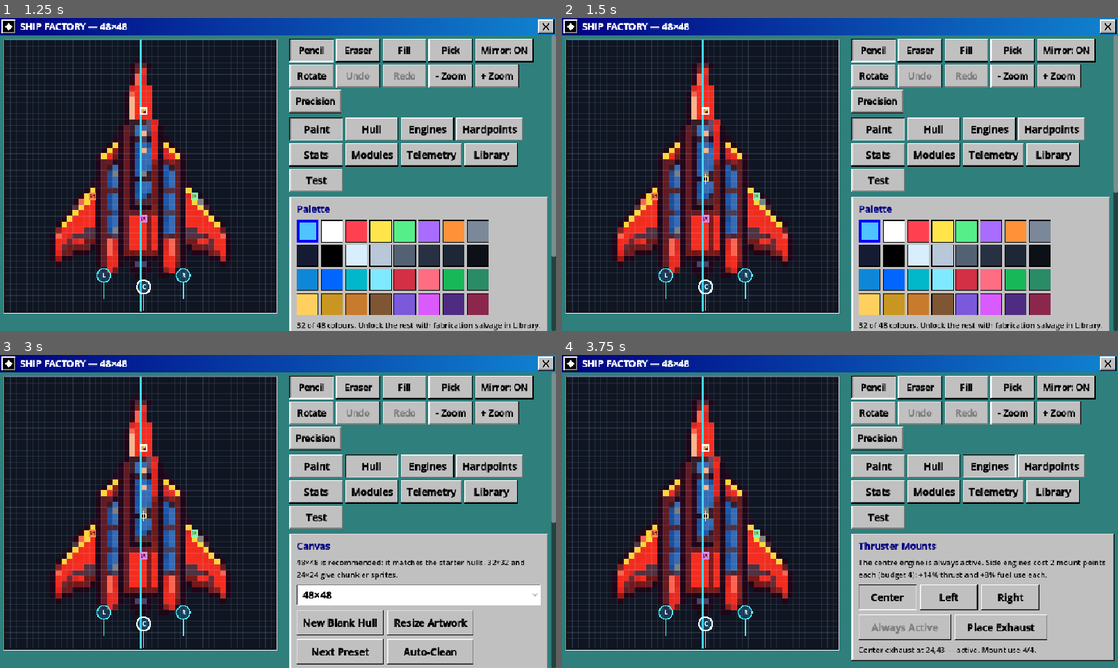
Above: before the commit, frames 1-4 (two rows, left to right).
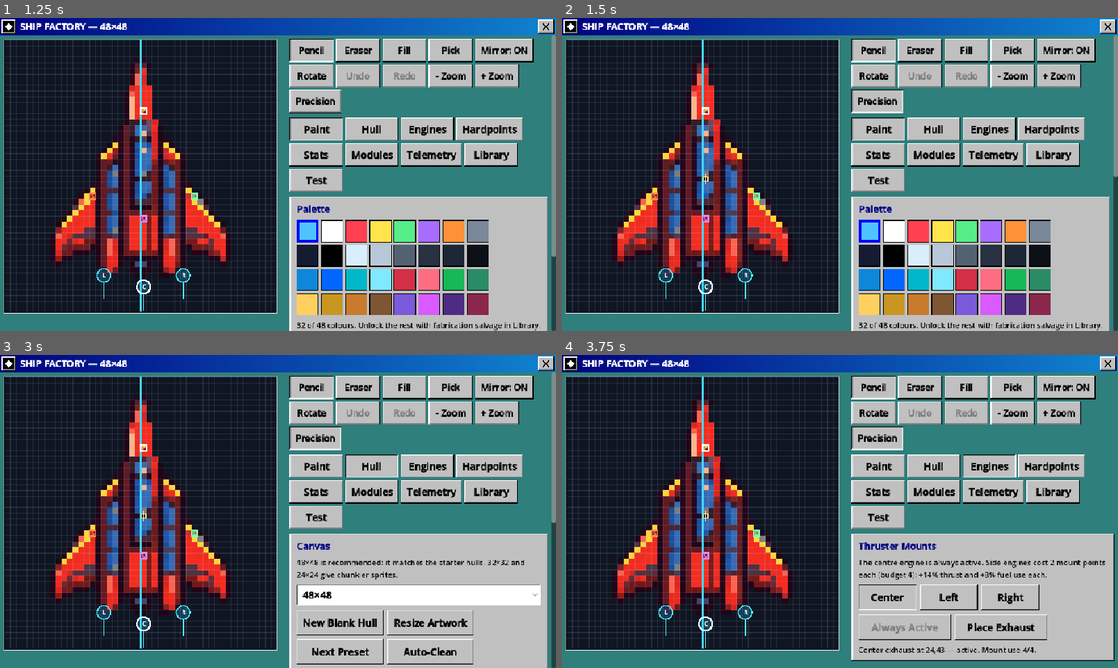
Above: after the commit, the same moments.

Repository: narmanb/system-frontier
Game: Godot game, scene res://scenes/main_menu/main_menu.tscn
The game is run twice, just before and just after one commit, with the same random seed, the same clock (stepped at 60 frames per second) and the same inputs.
Inputs:
- Up to frame 1 (1.25 s): click "Ship Factory" at 0.5 s
- Up to frame 2 (1.5 s): click "Precision" at 1.25 s
- Up to frame 3 (3 s): click "Paint" at 2 s; click "Hull" at 2.75 s
- Up to frame 4 (3.75 s): click "Engines" at 3.5 s

Frame 1 is identical in both runs. In frame 2, 0.2% of the frame differs, in the area x 52-100%, y 22-56%; in frame 3, 0.1%; in frame 4, 0.1%.

Commit message:
Full legacy precision pad; release notes list recent changes
- Precision pad: Hold to Draw, Auto Draw/Erase, Fine (0.42x), speed 1-3x
  alongside Dab/Centre (legacy v6.2 parity; D-031 resolved); Precision
  tool button shows its state
- dev-latest release notes include the last 12 commit titles

Co-Authored-By: Claude Opus 5.5 <noreply@anthropic.com>
Claude-Session: https://claude.ai/code/session_0138F4YYbTSJjY9nnWdrVom1

Diff:
--- a/scripts/ui/factory.gd
+++ b/scripts/ui/factory.gd
@@ -25,7 +25,12 @@
 var _campaign = null
 var test_options := {"infinite": true, "moving": true}
 var _precision := false
+var pad_auto := false     ## precision: moving the cursor paints
+var pad_fine := false     ## precision: 0.42× finger travel
+var pad_speed := 1.0      ## precision: 1–3× finger travel
+var pad_hold := false     ## precision: "Hold to Draw" button is held
 var tool_row: HFlowContainer
+var precision_btn: Button
 var rcol: VBoxContainer
 
 
@@ -173,7 +178,8 @@
 	redo_btn = _small(row, "Redo", func(): editor.redo())
 	_small(row, "- Zoom", func(): canvas.set_zoom(canvas.zoom / 1.4))
 	_small(row, "+ Zoom", func(): canvas.set_zoom(canvas.zoom * 1.4))
-	_small(row, "Precision", _toggle_precision)
+	precision_btn = _small(row, "Precision", _toggle_precision)
+	precision_btn.toggle_mode = true
 
 
 func _small(row: Container, text: String, cb: Callable) -> Button:
@@ -235,6 +241,7 @@
 	for t in tool_buttons:
 		tool_buttons[t].button_pressed = editor.tool == t
 	mirror_btn.text = "Mirror: %s" % ("ON" if editor.mirror else "OFF")
+	precision_btn.button_pressed = _precision
 	undo_btn.disabled = editor.history.is_empty()
 	redo_btn.disabled = editor.future.is_empty()
 	bar.title = "SHIP FACTORY — %d×%d" % [editor.grid_size, editor.grid_size]
@@ -325,7 +332,7 @@
 		Win95.popup(self, "Clear Hull", "Erase every pixel? Undo is available.", [["Clear", func(): editor.clear()], ["Cancel", func(): pass]]))
 	if _precision:
 		_h("Precision Pad")
-		_note("Drag inside the pad to move the yellow cursor one cell at a time; Dab paints that cell with the current tool.")
+		_note("Drag inside the pad to move the yellow cursor one cell at a time. Dab paints that cell; hold \"Hold to Draw\" or turn on Auto Draw to paint while moving (uses the current tool, so Eraser erases).")
 		var pad := PrecisionPad.new()
 		pad.factory = self
 		panel_host.add_child(pad)
@@ -333,9 +340,41 @@
 		_btn(pf, "Dab", func():
 			editor.push_history()
 			editor.paint(canvas.cursor.x, canvas.cursor.y)
-			_refresh(), 110)
-		_btn(pf, "Centre", func(): canvas.cursor = Vector2i(editor.grid_size / 2, editor.grid_size / 2), 110)
+			_refresh(), 100)
+		var hold := HoldButton.new()
+		hold.text = "Hold to Draw"
+		hold.custom_minimum_size = Vector2(130, 44)
+		hold.held.connect(func(on):
+			pad_hold = on
+			if on:
+				editor.push_history()
+				editor.paint(canvas.cursor.x, canvas.cursor.y))
+		pf.add_child(hold)
+		var auto := _btn(pf, "Auto %s: %s" % ["Erase" if editor.tool == "erase" else "Draw", "ON" if pad_auto else "OFF"], func():
+			pad_auto = not pad_auto
+			if pad_auto:
+				editor.push_history()
+			_rebuild_panel(), 150)
+		auto.toggle_mode = true
+		auto.button_pressed = pad_auto
+		var fine := _btn(pf, "Fine: %s" % ("ON" if pad_fine else "OFF"), func():
+			pad_fine = not pad_fine
+			_rebuild_panel(), 100)
+		fine.toggle_mode = true
+		fine.button_pressed = pad_fine
+		_btn(pf, "Centre", func(): canvas.cursor = Vector2i(editor.grid_size / 2, editor.grid_size / 2), 100)
 		_btn(pf, "Close Pad", _toggle_precision, 110)
+		var sp := HBoxContainer.new()
+		sp.add_child(Win95.label("Speed", 14, Win95.TEXT, true))
+		var slider := HSlider.new()
+		slider.min_value = 1
+		slider.max_value = 3
+		slider.step = 0.5
+		slider.value = pad_speed
+		slider.custom_minimum_size = Vector2(180, 32)
+		slider.value_changed.connect(func(v): pad_speed = v)
+		sp.add_child(slider)
+		panel_host.add_child(sp)
 
 
 func _swatch(hex: String, idx: int) -> Button:
@@ -985,16 +1024,16 @@
 			rel = event.relative
 		if rel == Vector2.ZERO:
 			return
-		_acc += rel
-		var c: Vector2i = factory.canvas.cursor
+		_acc += rel * factory.pad_speed * (0.42 if factory.pad_fine else 1.0)
 		var n: int = factory.editor.grid_size
-		while absf(_acc.x) >= 8:
-			c.x += int(signf(_acc.x))
-			_acc.x -= signf(_acc.x) * 8
-		while absf(_acc.y) >= 8:
-			c.y += int(signf(_acc.y))
-			_acc.y -= signf(_acc.y) * 8
-		factory.canvas.cursor = Vector2i(clampi(c.x, 0, n - 1), clampi(c.y, 0, n - 1))
+		var paint: bool = factory.pad_auto or factory.pad_hold
+		while absf(_acc.x) >= 8 or absf(_acc.y) >= 8:
+			var step := Vector2i(int(signf(_acc.x)) if absf(_acc.x) >= 8 else 0, int(signf(_acc.y)) if absf(_acc.y) >= 8 else 0)
+			_acc -= Vector2(step) * 8
+			var c: Vector2i = factory.canvas.cursor + step
+			factory.canvas.cursor = Vector2i(clampi(c.x, 0, n - 1), clampi(c.y, 0, n - 1))
+			if paint:
+				factory.editor.paint(factory.canvas.cursor.x, factory.canvas.cursor.y)
 		accept_event()
 
 	func _draw() -> void:
@@ -1020,3 +1059,13 @@
 		if ch is Win95.PopupOverlay:
 			return true
 	return false
+
+
+## Button that reports press and release (legacy "Hold to Draw"), touch or mouse.
+class HoldButton:
+	extends Button
+	signal held(on: bool)
+
+	func _init() -> void:
+		button_down.connect(func(): held.emit(true))
+		button_up.connect(func(): held.emit(false))
--- a/tools/audit_capture.gd
+++ b/tools/audit_capture.gd
@@ -64,6 +64,14 @@
 	for tab in ["Paint", "Hull", "Engines", "Stats", "Modules", "Telemetry", "Library", "Test"]:
 		AppState.settings["factory_tab"] = tab
 		await _scene("res://scenes/factory/factory.tscn", "15_factory_" + tab.to_lower())
+	AppState.settings["factory_tab"] = "Paint"
+	await _scene("res://scenes/factory/factory.tscn", "15_factory_paint_again")
+	get_tree().current_scene._toggle_precision()
+	await _f(6)
+	var sc: ScrollContainer = get_tree().current_scene.right_scroll
+	sc.scroll_vertical = 100000
+	await _f(4)
+	_shot("17_precision")
 	get_tree().current_scene._auto_clean()
 	await _f(4)
 	_shot("16_auto_clean")
Not shown, changed: docs/DECISIONS.md
Not shown, changed: docs/PARITY_MATRIX.md
